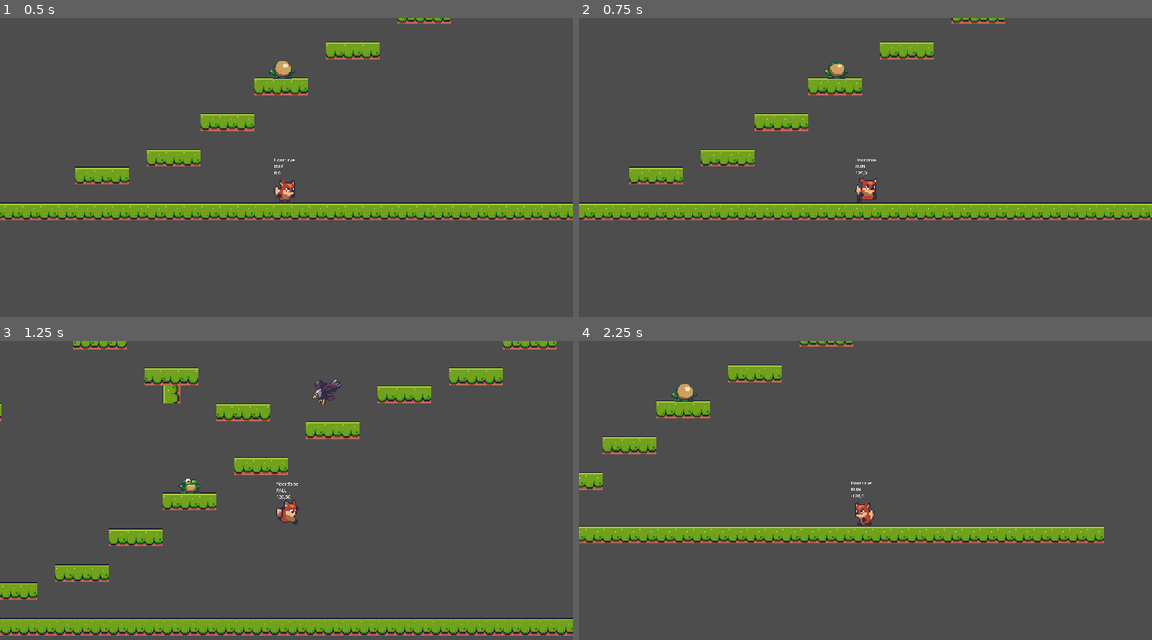
Above: before the commit, frames 1-4 (two rows, left to right).
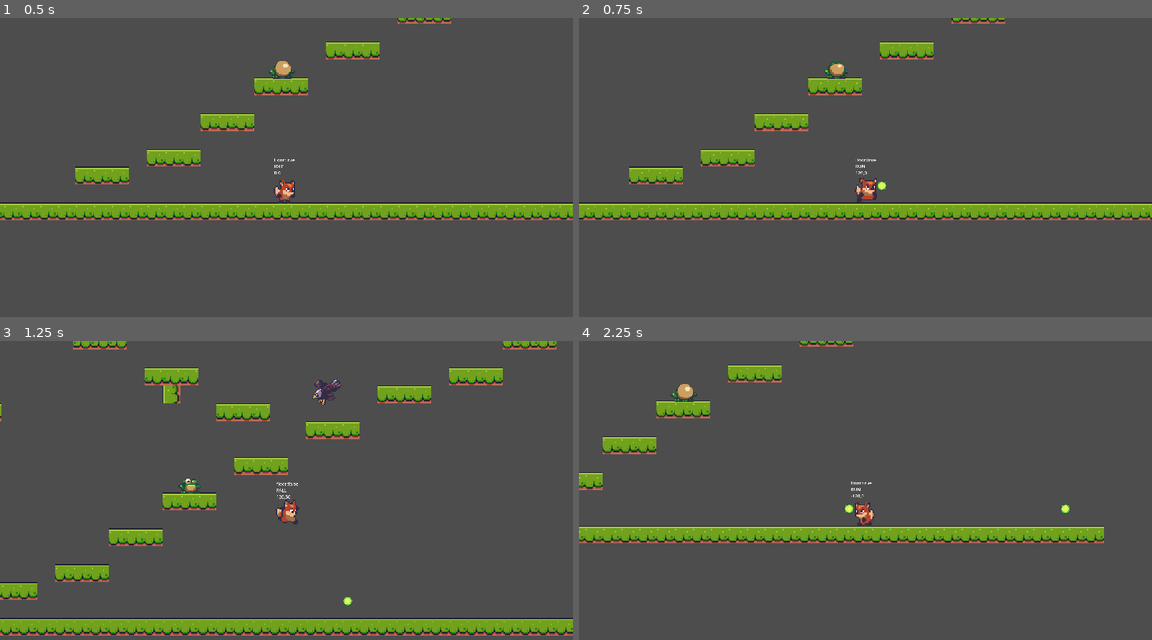
Above: after the commit, the same moments.

Repository: kphillpotts/GodotPlayground
Game: Godot game, scene res://scenes/level_base/level_base.tscn
Two runs of this game, one before a commit and one after it. Both use one fixed random seed, a clock stepped at 60 frames per second and the inputs below.
Inputs:
- Up to frame 1 (0.5 s): no input
- Up to frame 2 (0.75 s): hold D (right) from 0.53 s (still down); tap Ctrl (shoot) at 0.6 s
- Up to frame 3 (1.25 s): keep holding D (right); tap Space (jump) at 0.77 s
- Up to frame 4 (2.25 s): tap Ctrl (shoot) at 1.35, 2.1 s; tap Space (jump) at 1.52 s; release D (right) at 2.03 s; hold A (left) from 2.03 s (still down)

Frame 1 is identical in both runs. In frame 2, less than 0.1% of the frame differs, in the area x 52-54%, y 54-58%; in frame 3, less than 0.1%; in frame 4, less than 0.1%, in the area x 46-86%, y 54-58%.

Commit message:
Basic Bullet

Diff:
--- /dev/null
+++ b/FoxyAntics/bullets/bullet_base.gd
@@ -0,0 +1,26 @@
+extends Area2D
+
+var _direction: Vector2 = Vector2.RIGHT
+var _life_span: float = 20.0
+var _life_time: float = 0.0
+
+# Called when the node enters the scene tree for the first time.
+func _ready():
+	pass # Replace with function body.
+
+# Called every frame. 'delta' is the elapsed time since the previous frame.
+func _process(delta):
+	check_expired(delta)
+	position += _direction * delta
+
+func setup(dir: Vector2, life_span: float, speed: float) -> void:
+	_direction = dir.normalized() * speed
+	_life_span = life_span
+
+func check_expired(delta: float) -> void:
+	_life_time += delta
+	if _life_time > _life_span:
+		queue_free()
+
+func _on_area_entered(area):
+	queue_free()
--- /dev/null
+++ b/FoxyAntics/bullets/bullet_base.tscn
@@ -0,0 +1,21 @@
+[gd_scene load_steps=4 format=3 uid="uid://b75xjcoutm8fo"]
+
+[ext_resource type="Script" path="res://bullets/bullet_base.gd" id="1_8cbud"]
+[ext_resource type="Texture2D" uid="uid://crp82c14kivsm" path="res://assets/items/bullet1.png" id="1_ycy6e"]
+
+[sub_resource type="CircleShape2D" id="CircleShape2D_d1gym"]
+radius = 4.0
+
+[node name="BulletBase" type="Area2D"]
+collision_layer = 0
+collision_mask = 0
+script = ExtResource("1_8cbud")
+
+[node name="Sprite2D" type="Sprite2D" parent="."]
+scale = Vector2(0.5, 0.5)
+texture = ExtResource("1_ycy6e")
+
+[node name="CollisionShape2D" type="CollisionShape2D" parent="."]
+shape = SubResource("CircleShape2D_d1gym")
+
+[connection signal="area_entered" from="." to="." method="_on_area_entered"]
--- /dev/null
+++ b/FoxyAntics/bullets/bullet_enemy.tscn
@@ -0,0 +1,9 @@
+[gd_scene load_steps=3 format=3 uid="uid://cwjuyl8r8ewga"]
+
+[ext_resource type="PackedScene" uid="uid://b75xjcoutm8fo" path="res://bullets/bullet_base.tscn" id="1_kwttg"]
+[ext_resource type="Texture2D" uid="uid://c5pmhdgkatx2v" path="res://assets/items/bullet2.png" id="2_xu445"]
+
+[node name="BulletEnemy" instance=ExtResource("1_kwttg")]
+
+[node name="Sprite2D" parent="." index="0"]
+texture = ExtResource("2_xu445")
--- /dev/null
+++ b/FoxyAntics/bullets/bullet_player.tscn
@@ -0,0 +1,5 @@
+[gd_scene load_steps=2 format=3 uid="uid://dujjw3i5v6oh0"]
+
+[ext_resource type="PackedScene" uid="uid://b75xjcoutm8fo" path="res://bullets/bullet_base.tscn" id="1_7hkc6"]
+
+[node name="BulletPlayer" instance=ExtResource("1_7hkc6")]
--- a/FoxyAntics/project.godot
+++ b/FoxyAntics/project.godot
@@ -17,6 +17,7 @@
 
 [autoload]
 
+ObjectMaker="*res://singletons/object_maker.gd"
 SignalManager="*res://singletons/signal_manager.gd"
 SoundManager="*res://singletons/sound_manager.gd"
 GameManager="*res://singletons/game_manager.gd"
--- a/FoxyAntics/scenes/player/player.gd
+++ b/FoxyAntics/scenes/player/player.gd
@@ -6,6 +6,7 @@
 @onready var animation_player = $AnimationPlayer
 @onready var debug_label = $DebugLabel
 @onready var sound_player = $SoundPlayer
+@onready var shooter = $Shooter
 
 const GRAVITY: float = 1000.0
 const RUN_SPEED: float = 120.0
@@ -32,12 +33,23 @@
 	calculate_states()
 	update_debug_label()
 
+	if Input.is_action_just_pressed("shoot") == true:
+		shoot()
+
+
 func update_debug_label() -> void:
 	debug_label.text = "floor:%s\n%s\n%.0f,%.0f" % [
 		is_on_floor(),
 		PLAYER_STATE.keys()[_state],
 		velocity.x, velocity.y
 	]
+
+func shoot() -> void:
+	if sprite_2d.flip_h == true:
+		shooter.shoot(Vector2.LEFT)
+	else:
+		shooter.shoot(Vector2.RIGHT)
+
 
 func get_input():
 
--- a/FoxyAntics/scenes/player/player.tscn
+++ b/FoxyAntics/scenes/player/player.tscn
@@ -1,7 +1,8 @@
-[gd_scene load_steps=12 format=3 uid="uid://5p85vg04368a"]
+[gd_scene load_steps=13 format=3 uid="uid://5p85vg04368a"]
 
 [ext_resource type="Script" path="res://scenes/player/player.gd" id="1_clo84"]
 [ext_resource type="Texture2D" uid="uid://rhmmro5kwer" path="res://assets/player/player.png" id="1_usgay"]
+[ext_resource type="PackedScene" uid="uid://4gcvrmybbjw6" path="res://shooter.tscn" id="3_d16aq"]
 
 [sub_resource type="RectangleShape2D" id="RectangleShape2D_wpw4j"]
 size = Vector2(10, 18)
@@ -158,4 +159,8 @@
 position = Vector2(-1, 6)
 shape = SubResource("CapsuleShape2D_urouq")
 
+[node name="Shooter" parent="." instance=ExtResource("3_d16aq")]
+speed = 200.0
+shoot_delay = 1.0
+
 [connection signal="area_entered" from="HitBox" to="." method="_on_hit_box_area_entered"]
--- /dev/null
+++ b/FoxyAntics/shooter.gd
@@ -0,0 +1,26 @@
+extends Node2D
+
+@onready var sound = $Sound
+@onready var shoot_timer = $ShootTimer
+
+var _can_shoot: bool = true
+
+@export var speed: float = 50.0
+@export var life_span: float = 10
+@export var bullet_key: ObjectMaker.BULLET_KEY
+@export var shoot_delay: float = 0.7
+
+func _ready():
+	shoot_timer.wait_time = shoot_delay
+
+func shoot(direction: Vector2) -> void:
+	if _can_shoot == false:
+		return
+
+	_can_shoot = false
+	SoundManager.play_clip(sound, SoundManager.SOUND_LASER)
+	ObjectMaker.create_bullet(speed, direction, life_span, global_position, bullet_key)
+	shoot_timer.start()
+
+func _on_shoot_timer_timeout():
+	_can_shoot = true
--- /dev/null
+++ b/FoxyAntics/shooter.tscn
@@ -0,0 +1,12 @@
+[gd_scene load_steps=2 format=3 uid="uid://4gcvrmybbjw6"]
+
+[ext_resource type="Script" path="res://shooter.gd" id="1_h1brx"]
+
+[node name="Shooter" type="Node2D"]
+script = ExtResource("1_h1brx")
+
+[node name="Sound" type="AudioStreamPlayer2D" parent="."]
+
+[node name="ShootTimer" type="Timer" parent="."]
+
+[connection signal="timeout" from="ShootTimer" to="." method="_on_shoot_timer_timeout"]
--- /dev/null
+++ b/FoxyAntics/singletons/object_maker.gd
@@ -0,0 +1,19 @@
+extends Node
+
+enum BULLET_KEY {PLAYER, ENEMY}
+
+const BULLETS = {
+	BULLET_KEY.PLAYER: preload("res://bullets/bullet_player.tscn"),
+	BULLET_KEY.ENEMY: preload("res://bullets/bullet_enemy.tscn")}
+
+func add_child_deferred(child_to_add) -> void:
+	get_tree().root.add_child(child_to_add)
+
+func call_add_child(child_to_add) -> void:
+	call_deferred("add_child_deferred", child_to_add)
+
+func create_bullet(speed: float, direction: Vector2, life_span: float, start_pos: Vector2, key: BULLET_KEY) -> void:
+	var new_b = BULLETS[key].instantiate()
+	new_b.setup(direction, life_span, speed)
+	new_b.global_position = start_pos
+	call_add_child(new_b)
